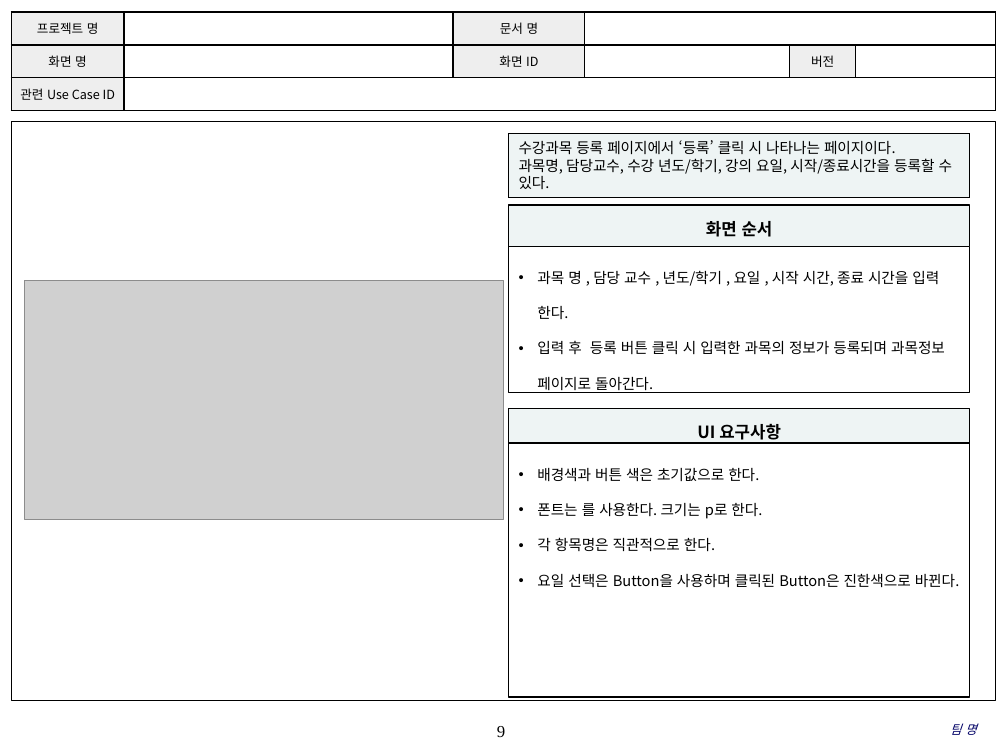
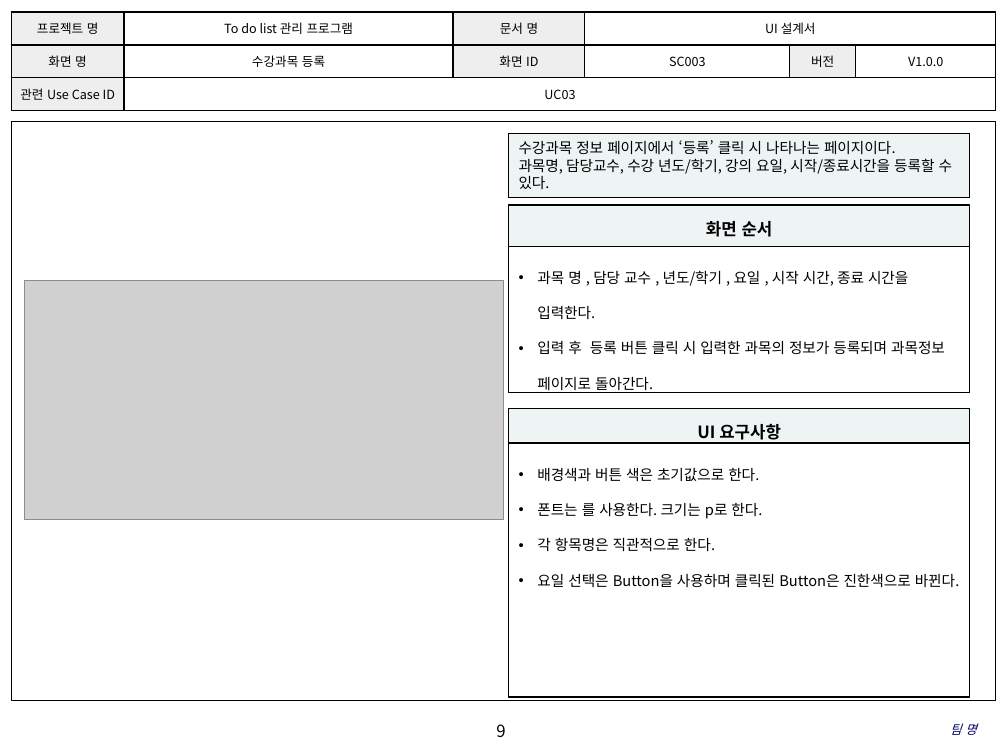
Before and after one commit to SE-admin/7, a slide deck: slide 9 of doc/3_ 설계서/UI Design Template.pptx. Drawn at 1008x756 pixels with LibreOffice and Linux fonts; fonts in the diff are those of the drawing; grey boxes stand for pictures; background and template pictures are left out. Boxes give left, top, right and bottom in pixels: in the first picture for what was removed or moved away, otherwise in the second. Text is boxed around its words. In the diff, an @@ line names an element or a change of style, - is before the commit and + after.

Commit message:
UI Design Template|doc|UI디자인오타수정

```diff
--- a/doc/3_ 설계서/UI Design Template.pptx
+++ b/doc/3_ 설계서/UI Design Template.pptx
@@ table at (11,12,995,111) @@
-row 1, column 2: 
+row 1, column 2: To do list 관리 프로그램
-row 1, column 4: 
+row 1, column 4: UI 설계서
-row 2: 화면 명 |  | 화면 ID |  | 버전 | 
+row 2: 화면 명 | 수강과목 등록 | 화면 ID | SC003 | 버전 | V1.0.0
-row 3, column 2: 
+row 3, column 2: UC03
@@ text in rectangle at (519,140,896,154): text changed @@
-수강과목 등록 페이지에서 ‘등록’ 클릭 시 나타나는 페이지이다.
+수강과목 정보 페이지에서 ‘등록’ 클릭 시 나타나는 페이지이다.
@@ text at (537,270,908,319): spaces changed @@
-• 과목 명 , 담당 교수 , 년도/학기 , 요일 , 시작 시간, 종료 시간을 입력 한다.
+• 과목 명 , 담당 교수 , 년도/학기 , 요일 , 시작 시간, 종료 시간을 입력한다.
@@ page number at (496,724,505,737): font Times New Roman to Noto Sans CJK KR @@
```
Also in this commit, not shown: 17 other slides changed.
